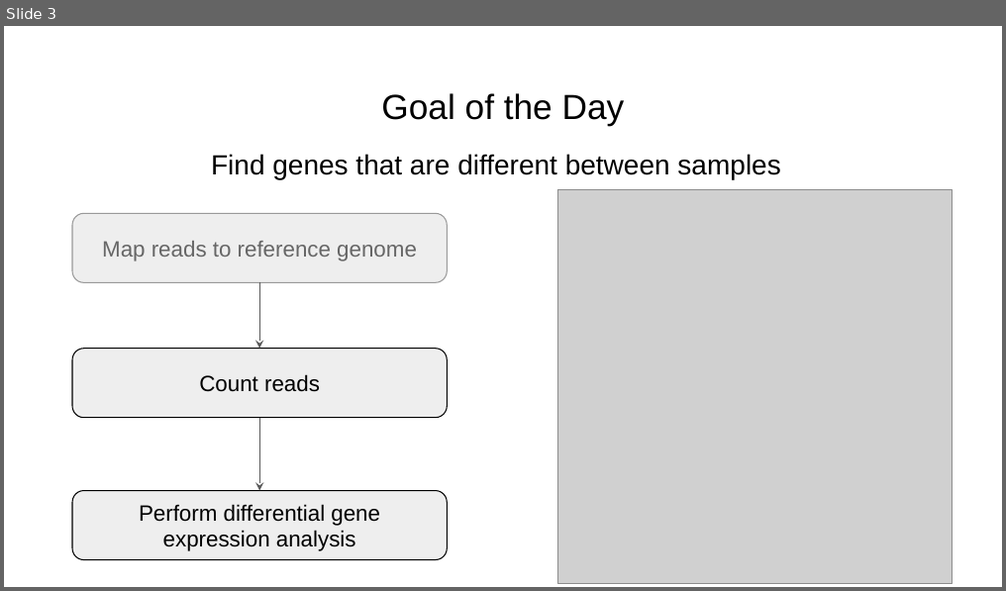
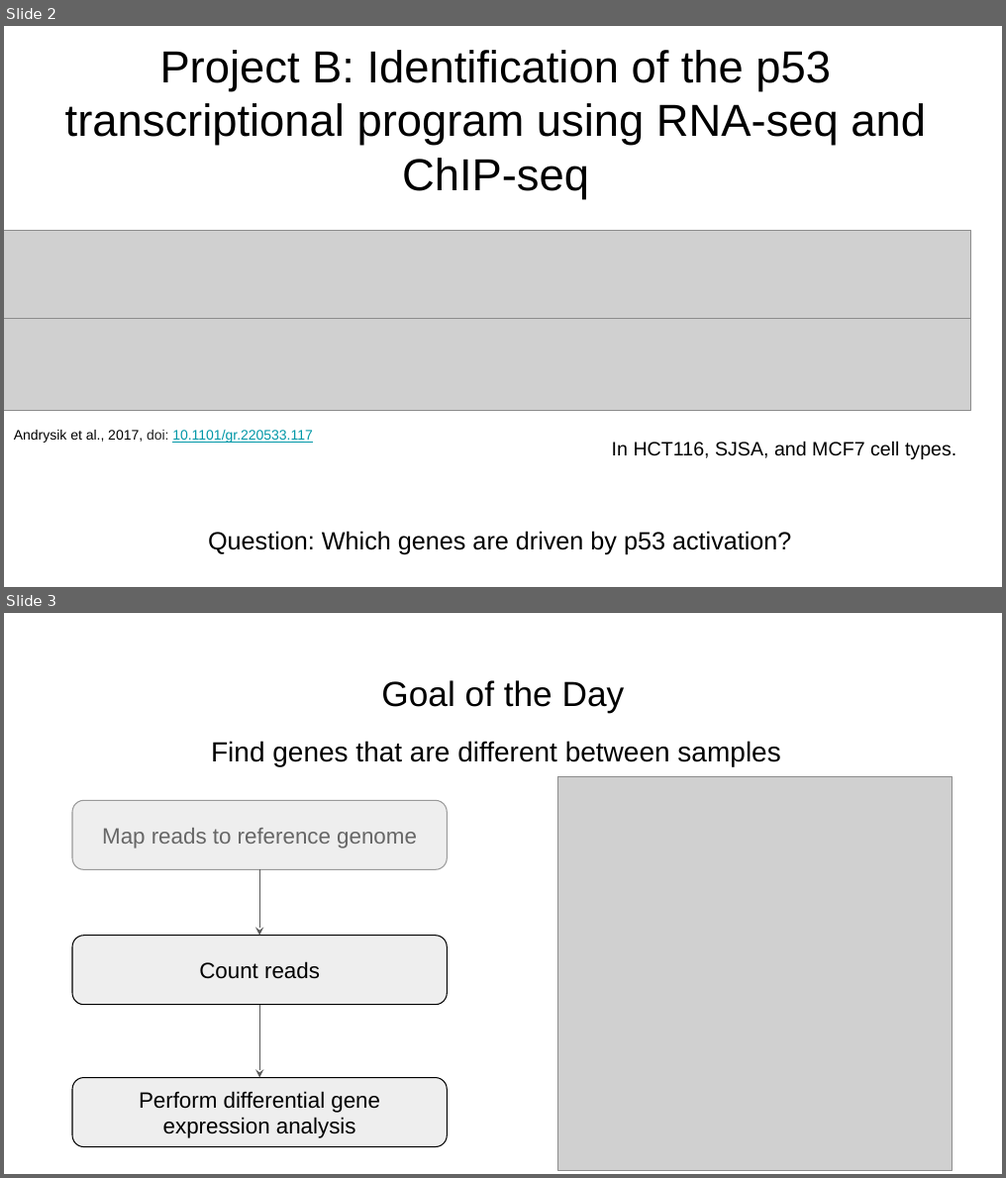
Before and after one commit to Dowell-Lab/srworkshop, a slide deck: projectB/day07/slides/Day7_slides.pptx. Shown one above the other, each under a label of ours: slide 3 before the commit, slides 2 and 3 after it. The pictures are 1006x591 and 1006x1178 pixels, drawn with LibreOffice and Linux fonts; fonts in the diff are those of the drawing; grey boxes stand for pictures. Boxes give left, top, right and bottom in pixels: in the first picture for what was removed or moved away, otherwise in the second. Text is boxed around its words. In the diff, an @@ line names an element or a change of style, - is before the commit and + after.

```diff
--- a/projectB/day07/slides/Day7_slides.pptx
+++ b/projectB/day07/slides/Day7_slides.pptx
@@ slide 2 added at (x1=4, y1=26, x2=1002, y2=587), background #FFFFFF @@
@@ title added at (x1=65, y1=50, x2=926, y2=199), 32.4 pt, text #000000 @@
+Project B: Identification of the p53 transcriptional program using RNA-seq and ChIP-seq
@@ picture added at (x1=4, y1=231, x2=971, y2=322) @@
@@ picture added at (x1=4, y1=319, x2=971, y2=411) @@
@@ text added at (x1=14, y1=430, x2=313, y2=443), 10 pt, text #0097A7 @@
+Andrysik et al., 2017, doi: 10.1101/gr.220533.117
@@ text added at (x1=612, y1=441, x2=956, y2=460), 14 pt, text #000000 @@
+In HCT116, SJSA, and MCF7 cell types.
@@ text added at (x1=208, y1=531, x2=791, y2=556), 18 pt, text #000000 @@
+Question: Which genes are driven by p53 activation?
```
Also in this commit, not shown: 2 slides changed, 2 slides removed, 2 other files.
